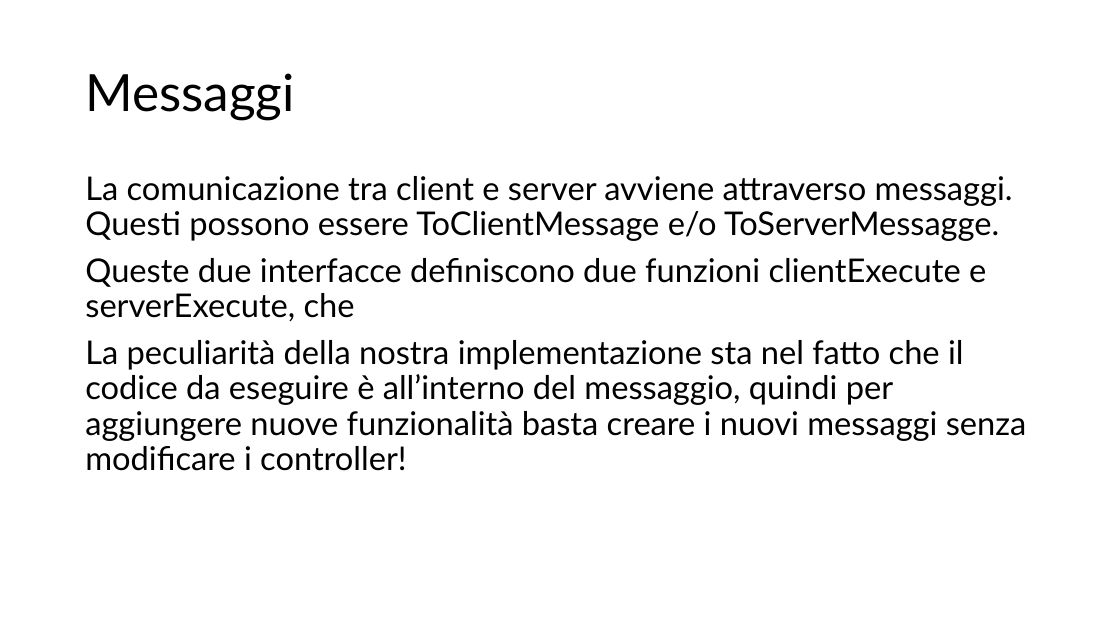
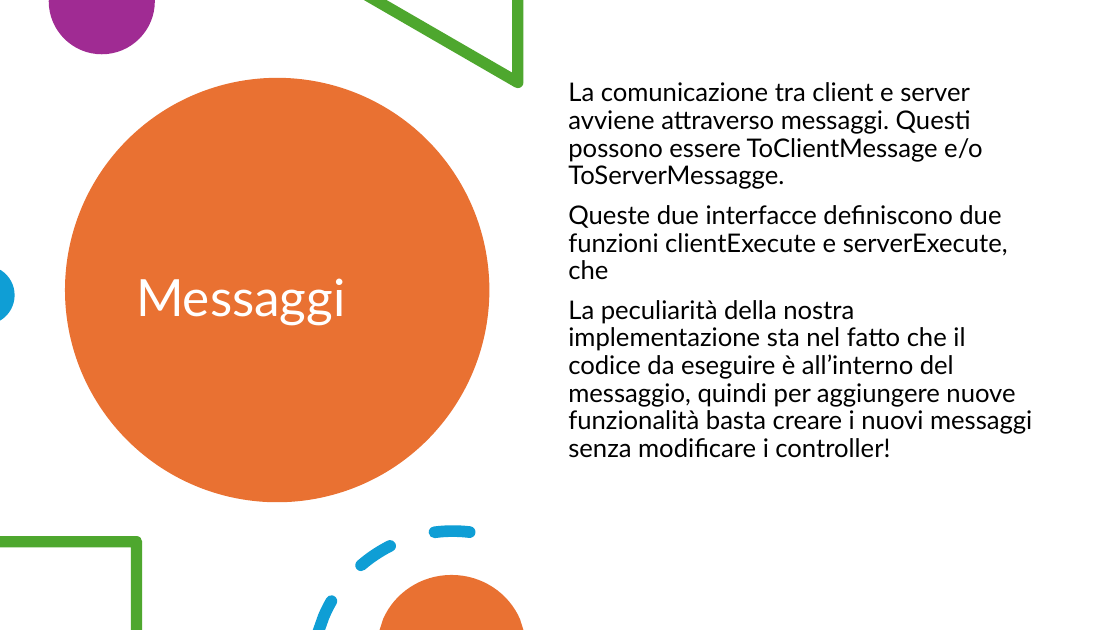
Before and after one commit to Ago19pc/IS24-AM04, a slide deck: slide 9 of deliveries/Codex Naturalis.pptx. Drawn at 1120x630 pixels with LibreOffice and Linux fonts; fonts in the diff are those of the drawing. Boxes give left, top, right and bottom in pixels: in the first picture for what was removed or moved away, otherwise in the second. Text is boxed around its words. In the diff, an @@ line names an element or a change of style, - is before the commit and + after.

```diff
--- a/deliveries/Codex Naturalis.pptx
+++ b/deliveries/Codex Naturalis.pptx
@@ freeform shape added at (49, 0, 155, 55), fill #A02B93 @@
@@ freeform shape added at (364, 0, 523, 88), fill #4EA72E @@
@@ ellipse added at (65, 78, 489, 502), fill #E97132 @@
@@ text "La comunicazione tra client e ...": place and size @@
-text "La comunicazione tra client e ..." at (85, 176, 1027, 471)
+text "La comunicazione tra client e ..." at (568, 82, 1032, 458)
@@ text "La comunicazione tra client e ..." at (568, 82, 1032, 458): size 28 to 22 pt @@
@@ title "Messaggi": place and size @@
-title "Messaggi" at (85, 73, 295, 120)
+title "Messaggi" at (136, 278, 346, 326)
@@ title "Messaggi" at (136, 278, 346, 326): text colour #000000 to #FFFFFF @@
@@ freeform shape added at (0, 270, 14, 320), fill #0F9ED5 @@
@@ freeform shape added at (0, 536, 142, 630), fill #4EA72E @@
@@ freeform shape added at (313, 525, 476, 630), fill #0F9ED5 @@
@@ freeform shape added at (380, 575, 523, 630), fill #E97132 @@
```
Also in this commit, not shown: 7 other slides changed, 5 slides added, 4 slides removed.
